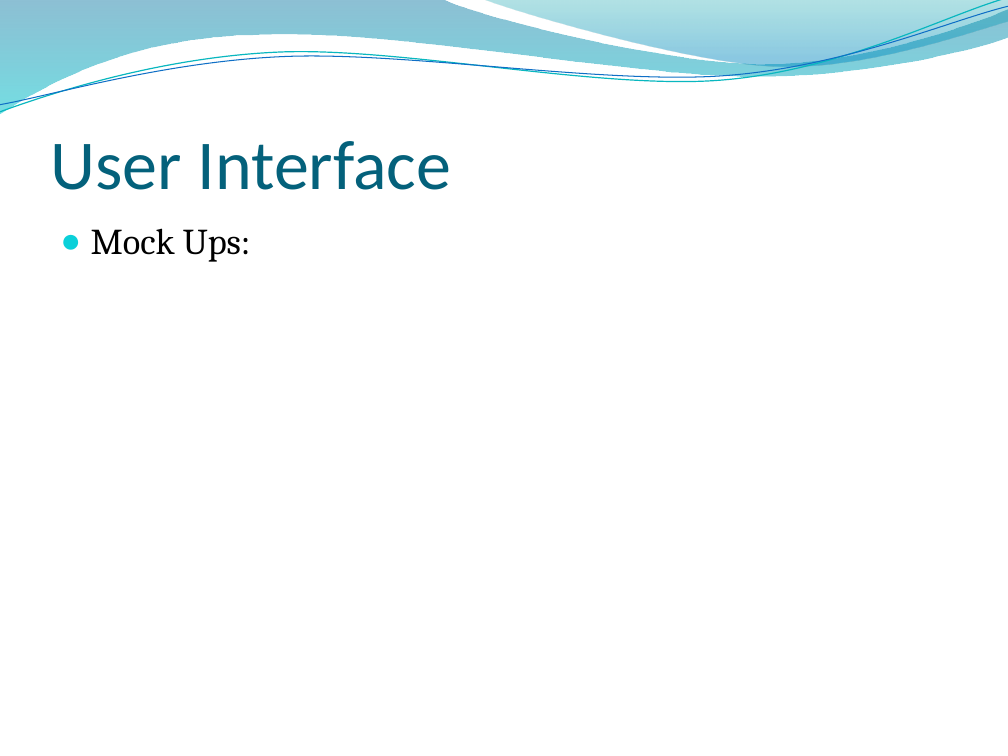
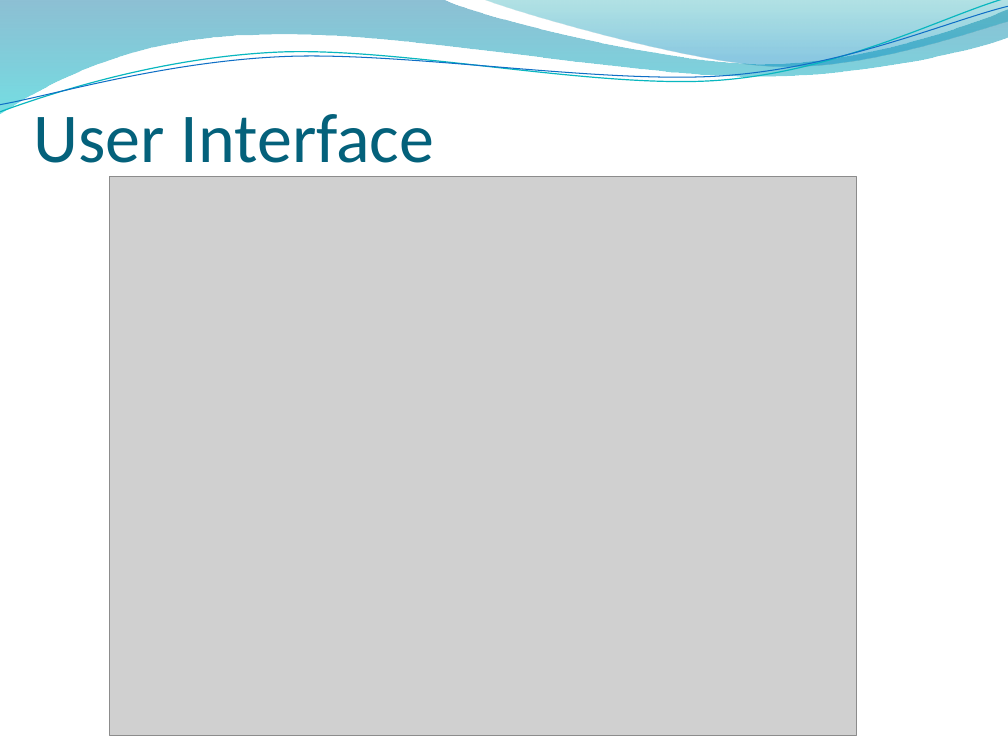
Before and after one commit to ProjPossibility/pp-community-captioner, a slide deck: slide 11 of CC.pptx. Drawn at 1008x756 pixels with LibreOffice and Linux fonts; fonts in the diff are those of the drawing; grey boxes stand for pictures; background and template pictures are left out. Boxes give left, top, right and bottom in pixels: in the first picture for what was removed or moved away, otherwise in the second. Text is boxed around its words. In the diff, an @@ line names an element or a change of style, - is before the commit and + after.

```diff
--- a/CC.pptx
+++ b/CC.pptx
@@ title "User Interface" rewrapped from (50,141,451,190) to (34,114,434,179) @@
@@ picture added at (109,176,857,735) @@
@@ text removed at (91,228,251,262) @@
-● Mock Ups:
```
Also in this commit, not shown: 1 other slide changed, 3 slides added.
